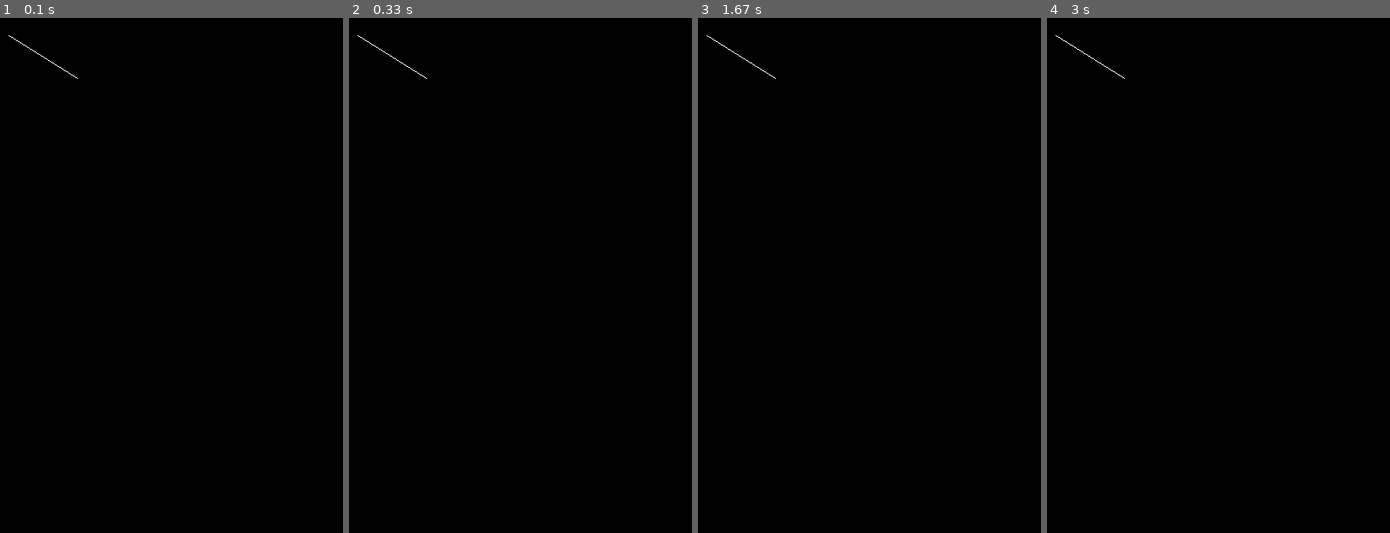
Above: before the commit, frames 1-4 (left to right).
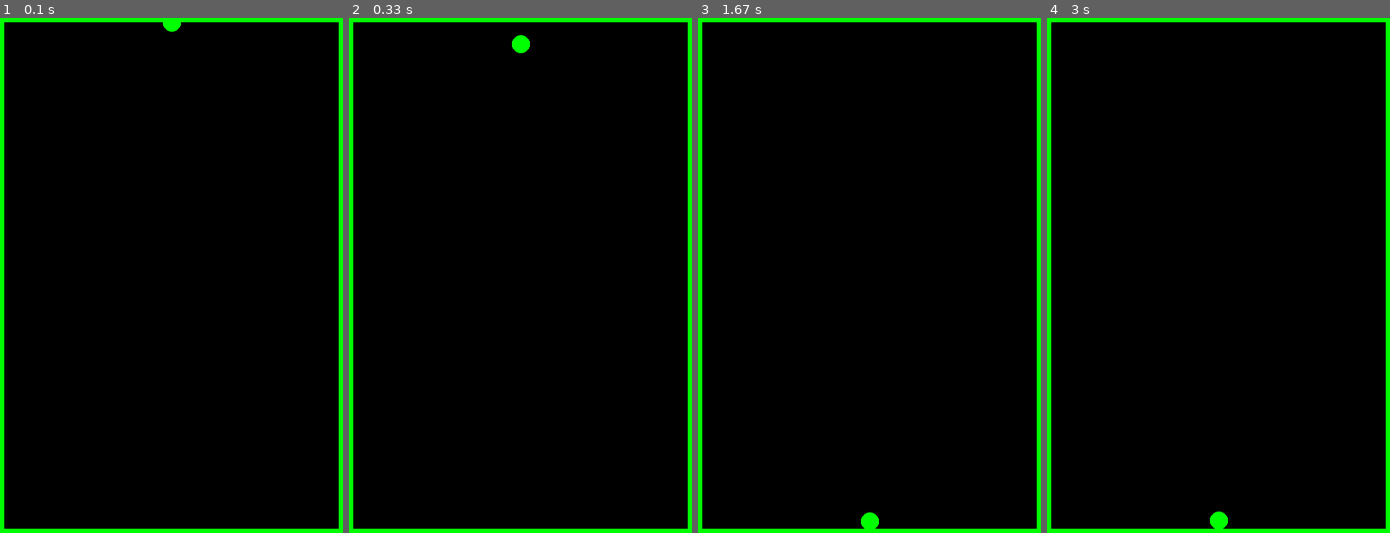
Above: after the commit, the same moments.

Repository: nicolasdschmidt/pinball-pygame
Game: pygame game, started from main.py
The game is run twice, just before and just after one commit, with the same random seed, the same clock (stepped at 60 frames per second) and the same inputs.
Inputs:
- Up to frame 1 (0.1 s): no input
- Up to frame 2 (0.33 s): no input
- Up to frame 3 (1.67 s): no input
- Up to frame 4 (3 s): no input

The runs differ from the first frame. In frame 1, 4.2% of the frame differs, in the area x 0-100%, y 0-100%; in frame 2, 4.3%; in frame 3, 4.3%; in frame 4, 4.3%.

Commit message:
refazer com pymunk

Diff:
--- /dev/null
+++ b/ball.py
@@ -0,0 +1,14 @@
+import pymunk
+from pygame import gfxdraw
+
+class Ball:
+    def __init__(self, space, position):
+        self.body = pymunk.Body(1, 100, body_type=pymunk.Body.DYNAMIC)
+        self.body.position = position
+        self.radius = 10
+        self.shape = pymunk.Circle(self.body, self.radius)
+        space.add(self.body,self.shape)
+
+    def draw(self, screen):
+        gfxdraw.aacircle(screen, int(self.body.position.x), int(self.body.position.y), self.radius, (0,255,0))
+        gfxdraw.filled_circle(screen, int(self.body.position.x), int(self.body.position.y), self.radius, (0,255,0))
--- a/draw.py
+++ /dev/null
@@ -1,4 +0,0 @@
-import pygame
-
-def draw_line(screen, start, end):
-    pygame.draw.line(screen, (255,255,255), start.int().tuple(), end.int().tuple())
--- a/line.py
+++ /dev/null
@@ -1,9 +0,0 @@
-from draw import draw_line
-
-class Line:
-    def __init__(self, start, end):
-        self.start = start
-        self.end = end
-
-    def draw(self, screen):
-        draw_line(screen, self.start, self.end)
--- a/main.py
+++ b/main.py
@@ -1,9 +1,8 @@
-import pygame, sys
+import pygame, pymunk, sys
 from pygame.locals import *
-from pygame import gfxdraw
 
-from vector import Vector
-from line import Line
+from ball import Ball
+from obstacle import Obstacle
 
 # inicializar biblioteca PyGame
 pygame.init()
@@ -16,20 +15,23 @@
 WIDTH = 400
 HEIGHT = 600
 
-p1 = Vector(10, 20)
-p2 = Vector(90, 70)
-line = Line(p1, p2)
+# espaço físico pymunk
+space = pymunk.Space()
+space.gravity = (0, 500)
+
+ball = Ball(space, (WIDTH/2, 0))
+
+# limites físicos da tela
+boundaries = []
+boundaries.append(Obstacle(space, (WIDTH/2, 0), (WIDTH, 10)))       # norte
+boundaries.append(Obstacle(space, (WIDTH/2, HEIGHT), (WIDTH, 10)))  # sul
+boundaries.append(Obstacle(space, (WIDTH, HEIGHT/2), (10, HEIGHT))) # leste
+boundaries.append(Obstacle(space, (0, HEIGHT/2), (10, HEIGHT)))     # oeste
 
 # instanciar janela
 SCREEN = pygame.display.set_mode((WIDTH,HEIGHT))
 SCREEN.fill((0,0,0))
 pygame.display.set_caption("Pinball")
-
-# função para desenhar um círculo com anti-aliasing, uma técnica para reduzir
-# aquelas bordas "pixeladas" de figuras arredondads adicionando mais detalhe
-def draw_circle(surface, color, x, y, radius):
-    gfxdraw.aacircle(surface, x, y, radius, color)
-    gfxdraw.filled_circle(surface, x, y, radius, color)
 
 # loop principal
 while True:
@@ -42,7 +44,13 @@
     # preencher a tela com preto (para esconder o frame anterior)
     SCREEN.fill((0,0,0))
 
-    line.draw(SCREEN)
+    ball.draw(SCREEN)
+
+    for boundary in boundaries:
+        boundary.draw(SCREEN)
+
+    # atualizar espaço físico
+    space.step(1/FPS)
 
     # atualizar tela e avançar o clock
     pygame.display.update()
--- /dev/null
+++ b/obstacle.py
@@ -0,0 +1,14 @@
+import pymunk
+from pygame import gfxdraw, Rect
+
+class Obstacle:
+    def __init__(self, space, position, dimension):
+        self.body = pymunk.Body(1, body_type=pymunk.Body.STATIC)
+        self.width = dimension[0]
+        self.height = dimension[1]
+        self.body.position = position
+        self.shape = pymunk.Poly.create_box(self.body, size=(self.width, self.height))
+        space.add(self.body,self.shape)
+
+    def draw(self, screen):
+        gfxdraw.box(screen, Rect(self.body.position.x - self.width/2, self.body.position.y - self.height/2, self.width, self.height), (0,255,0))
--- a/tetragon.py
+++ /dev/null
@@ -1,10 +0,0 @@
-from line import Line
-
-class Tetragon:
-    def __init__(self, c1, c2, c3, c4):
-        self.corners = [c1, c2, c3, c4]
-        self.lines = [Line(c1, c2), Line(c2, c3), Line(c3, c4), Line(c4, c1)]
-
-    def draw(self):
-        for line in self.lines:
-            line.draw()
--- a/vector.py
+++ /dev/null
@@ -1,10 +0,0 @@
-class Vector:
-    def __init__(self, x, y):
-        self.x = x
-        self.y = y
-
-    def int(self):
-        return Vector(int(self.x), int(self.y))
-
-    def tuple(self):
-        return self.x, self.y
